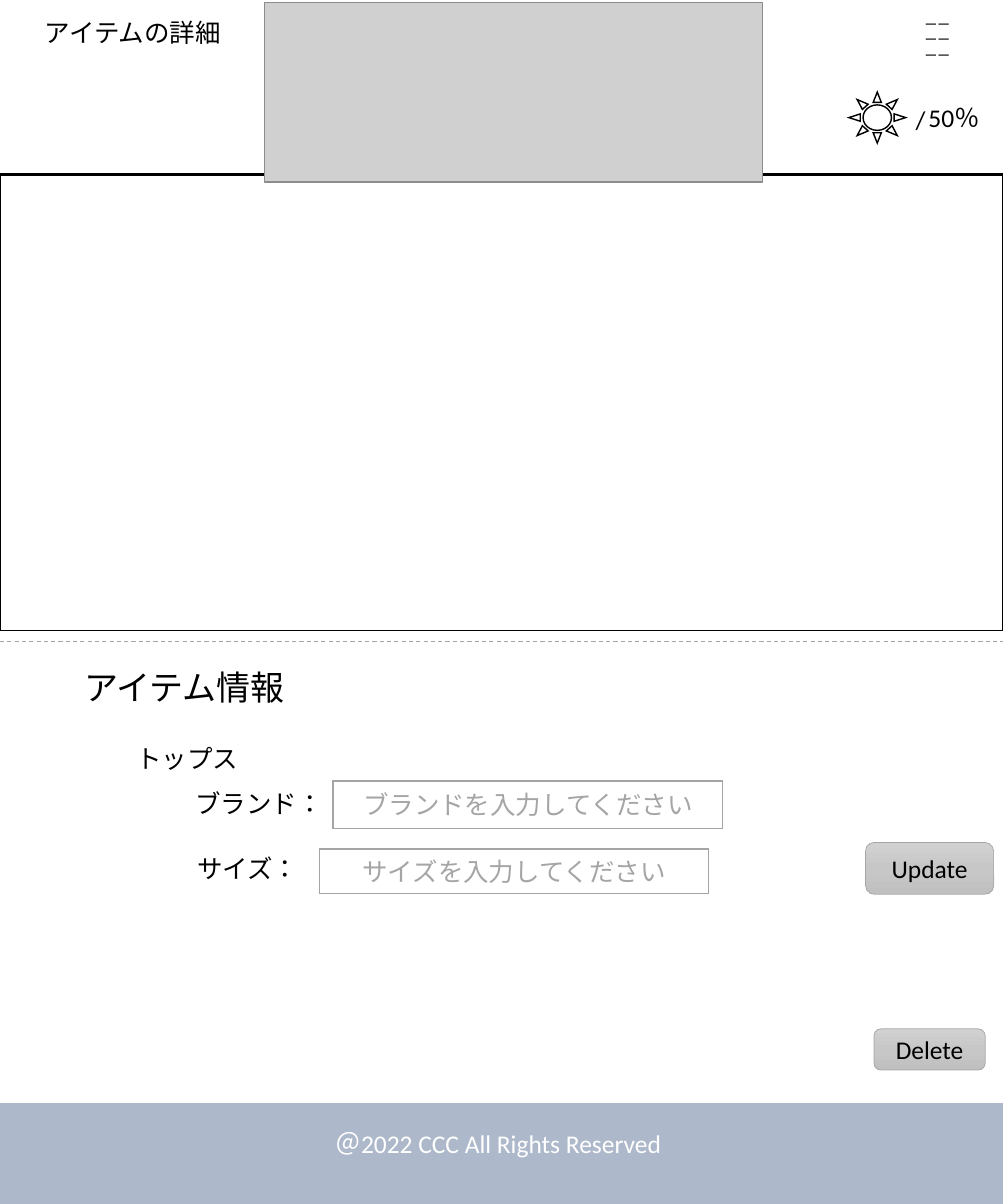
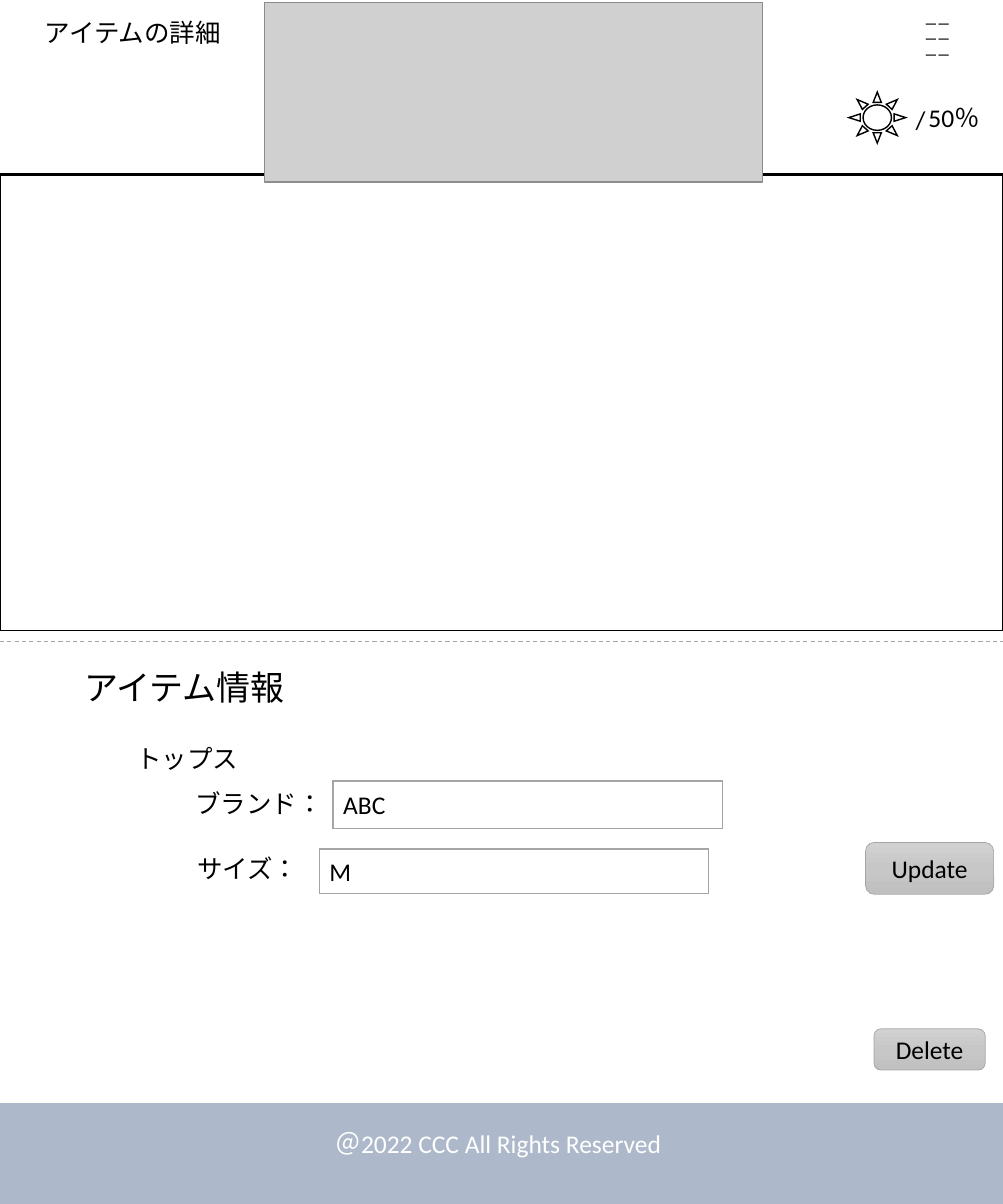
Before and after one commit to dojo2022/E-4, a slide deck: slide 11 of doc/デザイン.pptx. Drawn at 1003x1204 pixels with LibreOffice and Linux fonts; fonts in the diff are those of the drawing; grey boxes stand for pictures. Boxes give left, top, right and bottom in pixels: in the first picture for what was removed or moved away, otherwise in the second. Text is boxed around its words. In the diff, an @@ line names an element or a change of style, - is before the commit and + after.

```diff
--- a/doc/デザイン.pptx
+++ b/doc/デザイン.pptx
@@ text in rectangle at [343,797,385,814]: text changed; text colour #A5A5A5 to #000000 @@
-ブランドを入力してください
+ABC
@@ text in rectangle at [329,864,351,881]: text changed; text colour #A5A5A5 to #000000 @@
-サイズを入力してください
+M
```
Also in this commit, not shown: 2 other slides changed.
